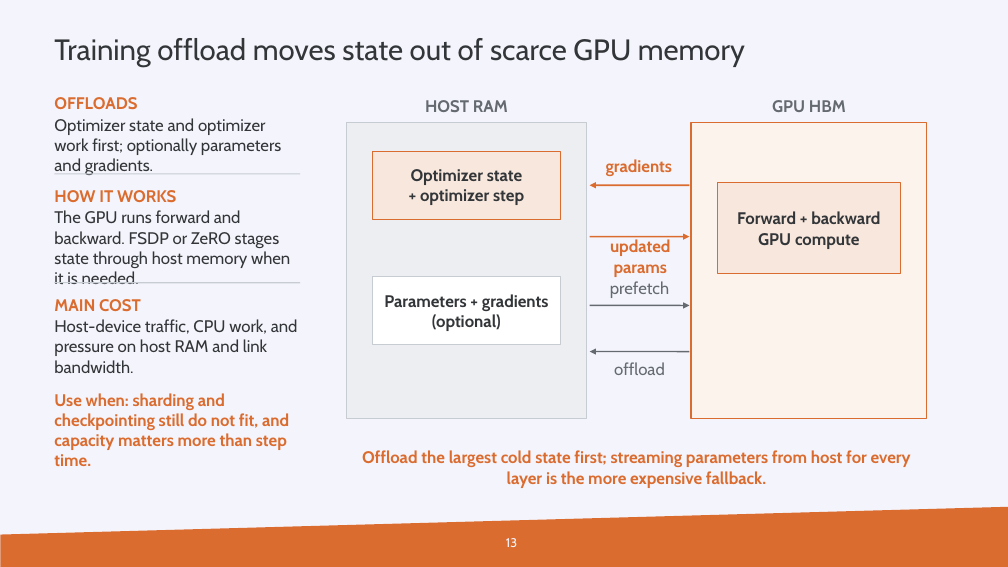
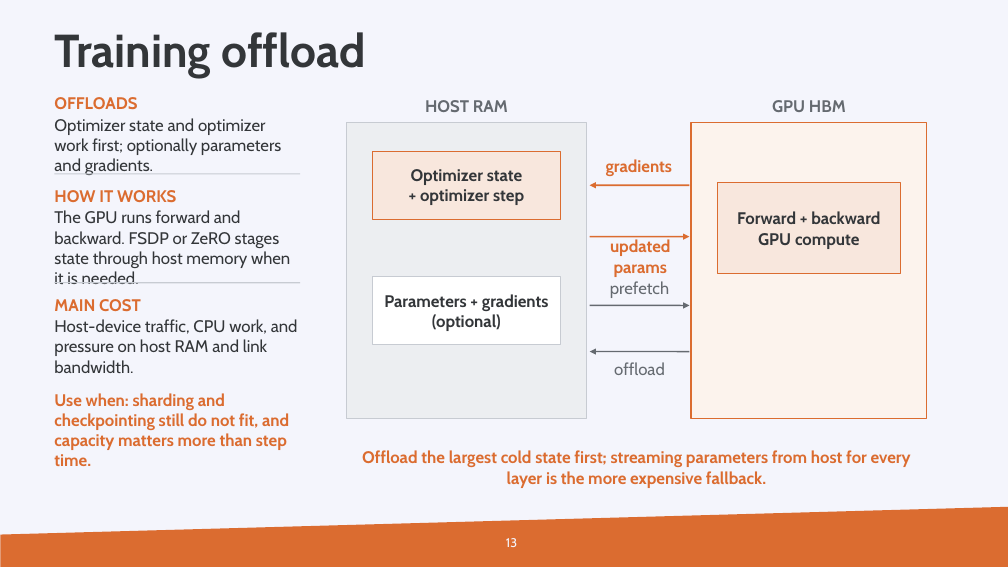
Before and after one commit to gjbex/Machine-learning-with-Python, a slide deck: slide 13 of parallelism_selection.pptx. Drawn at 1008x567 pixels with LibreOffice and Linux fonts; fonts in the diff are those of the drawing; background and template pictures are left out. Boxes give left, top, right and bottom in pixels: in the first picture for what was removed or moved away, otherwise in the second. Text is boxed around its words. In the diff, an @@ line names an element or a change of style, - is before the commit and + after.

Commit message:
Add slides on memory usage

```diff
--- a/parallelism_selection.pptx
+++ b/parallelism_selection.pptx
@@ text at (54,32,365,78): text changed; size 28 to 44 pt; bold on @@
-Training offload moves state out of scarce GPU memory
+Training offload
```
Also in this commit, not shown: 2 other slides changed, 2 slides added.
